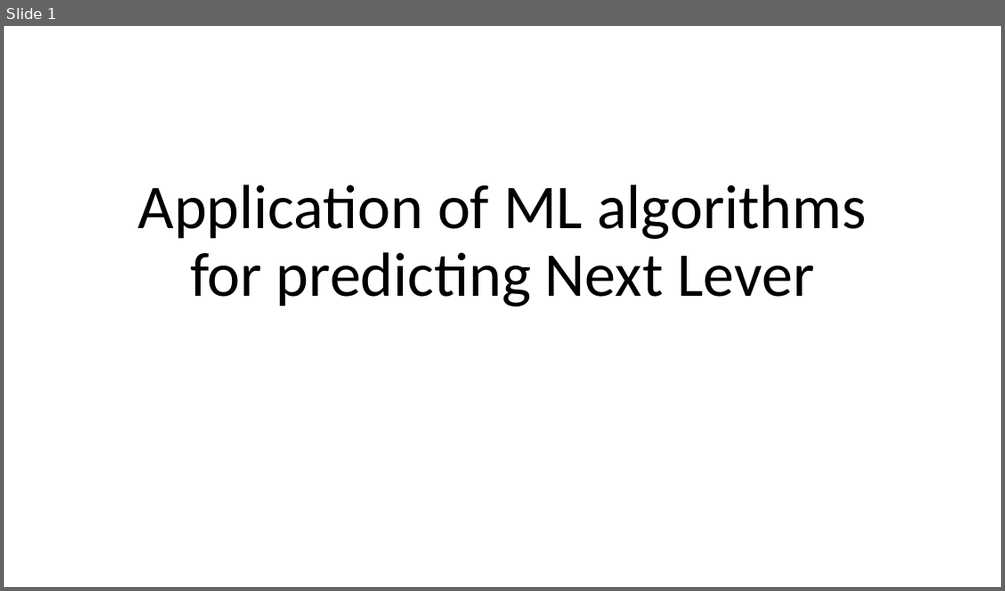
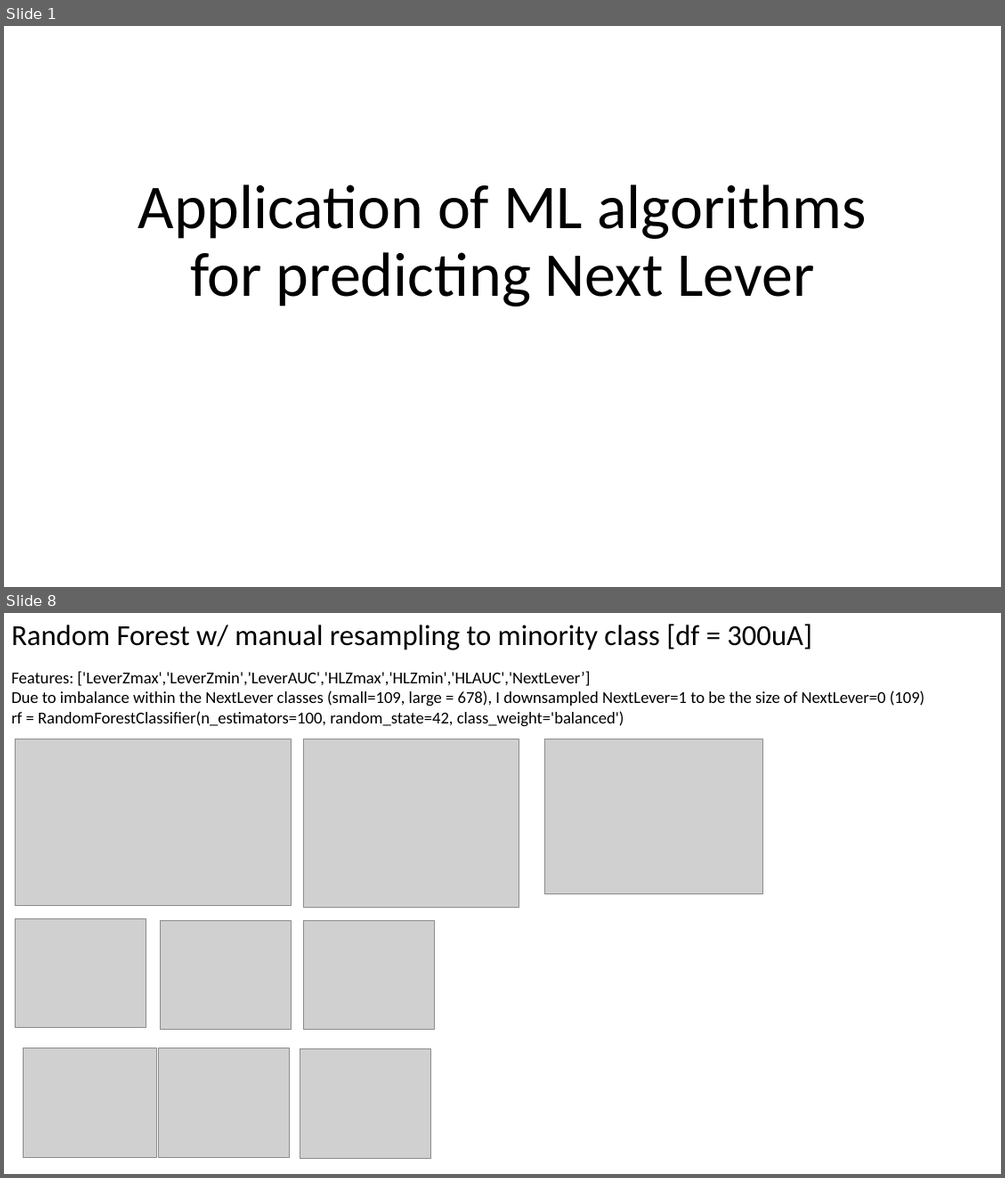
Before and after one commit to wonnpyon/ML-For-Beginners, a slide deck: PhotometryML.pptx. Shown one above the other, each under a label of ours: slide 1 before the commit, slides 1 and 8 after it; the slides between them are not shown. The pictures are 1005x591 and 1005x1178 pixels, drawn with LibreOffice and Linux fonts; fonts in the diff are those of the drawing; grey boxes stand for pictures. Boxes give left, top, right and bottom in pixels: in the first picture for what was removed or moved away, otherwise in the second. Text is boxed around its words. In the diff, an @@ line names an element or a change of style, - is before the commit and + after.

Commit message:
Prediction of lever pressed based on signal

```diff
--- a/PhotometryML.pptx
+++ b/PhotometryML.pptx
@@ slide 8 added at box(4, 613, 1001, 1174), background #FFFFFF @@
@@ text added at box(11, 624, 812, 650), 28 pt, text #000000 @@
+Random Forest w/ manual resampling to minority class [df = 300uA]
@@ text added at box(11, 671, 925, 727), 16 pt, text #000000 @@
+Features: ['LeverZmax','LeverZmin','LeverAUC','HLZmax','HLZmin','HLAUC','NextLever’]
+Due to imbalance within the NextLever classes (small=109, large = 678), I downsampled NextLever=1 to be the size of NextLever=0 (109)
+rf = RandomForestClassifier(n_estimators=100, random_state=42, class_weight='balanced')
@@ picture added at box(16, 738, 291, 906) @@
@@ picture added at box(303, 738, 519, 907) @@
@@ picture added at box(544, 738, 763, 893) @@
@@ picture added at box(16, 918, 146, 1027) @@
@@ picture added at box(160, 920, 291, 1030) @@
@@ picture added at box(303, 920, 434, 1030) @@
@@ picture added at box(24, 1048, 156, 1158) @@
@@ picture added at box(159, 1048, 290, 1158) @@
@@ picture added at box(300, 1049, 431, 1159) @@
```
Also in this commit, not shown: 5 slides changed, 2 other slides added, 4 other files.
